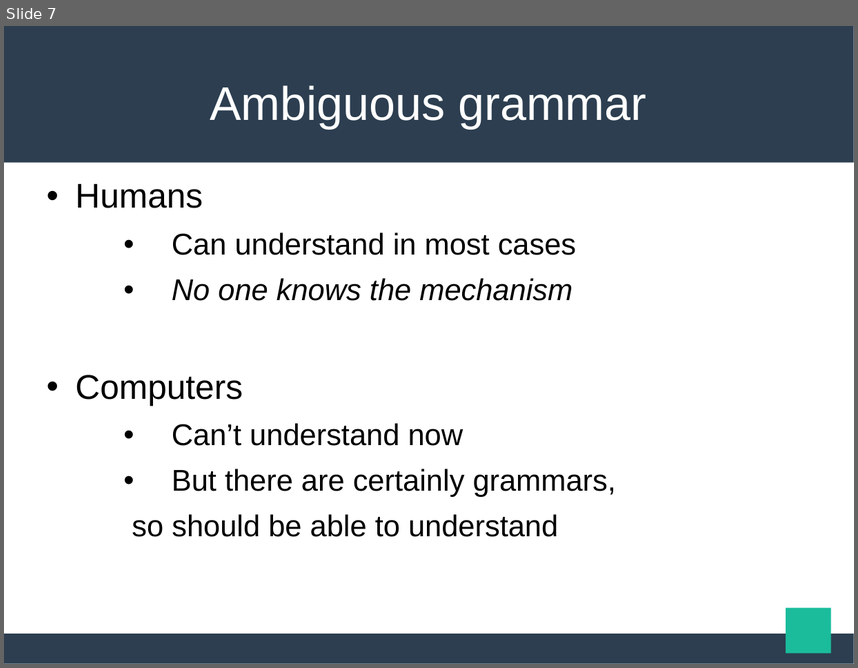
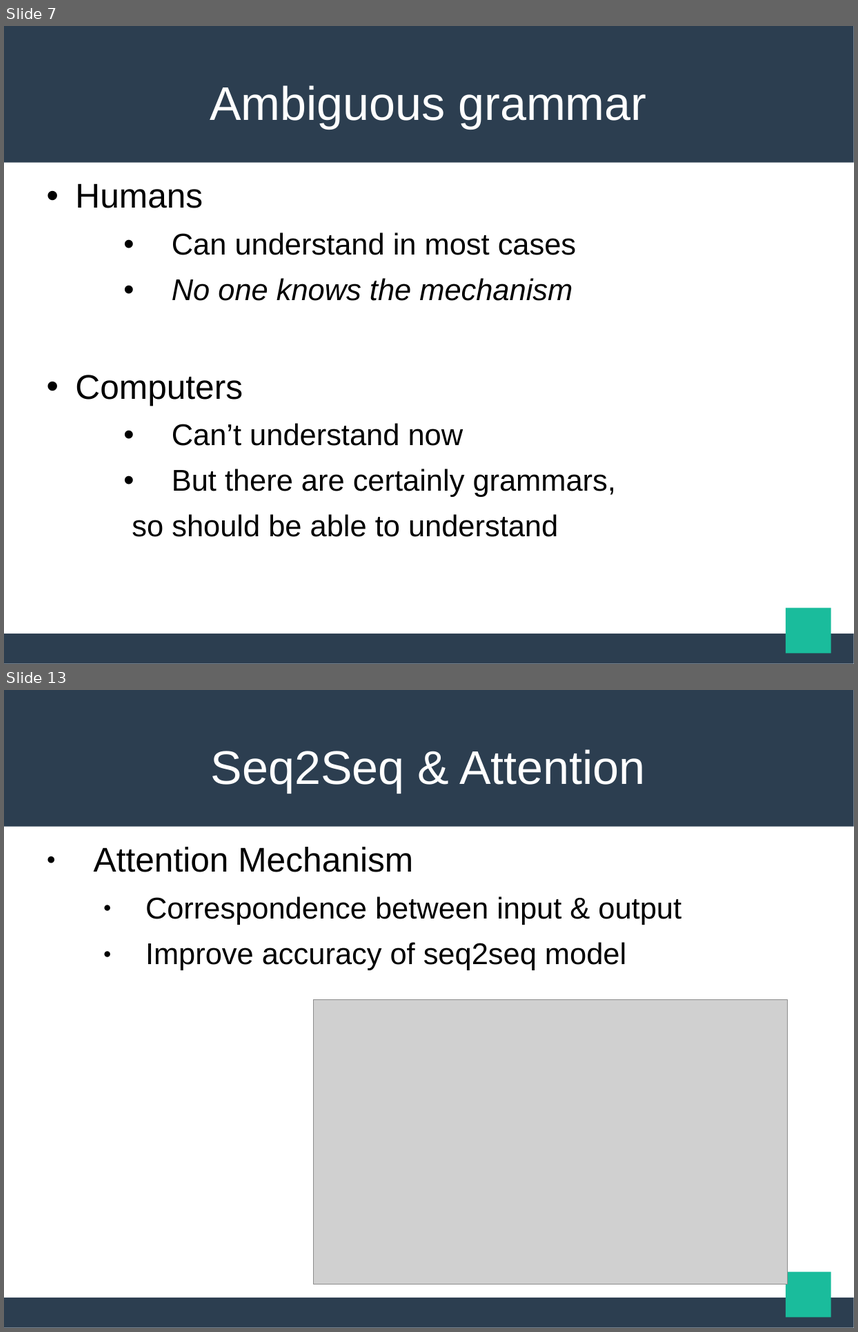
Before and after one commit to maekawatoshiki/neural-machine-translation-demo, a slide deck: NY_slide.ppt. Shown one above the other, each under a label of ours: slide 7 before the commit, slides 7 and 13 after it; the slides between them are not shown. The pictures are 858x668 and 858x1332 pixels, drawn with LibreOffice and Linux fonts; fonts in the diff are those of the drawing; grey boxes stand for pictures. Boxes give left, top, right and bottom in pixels: in the first picture for what was removed or moved away, otherwise in the second. Text is boxed around its words. In the diff, an @@ line names an element or a change of style, - is before the commit and + after.

```diff
--- a/NY_slide.ppt
+++ b/NY_slide.ppt
@@ slide 13 added at bbox=[4, 690, 854, 1328], background #FFFFFF; not listed: 3 template elements that a slide beside it also shows @@
@@ title added at bbox=[211, 749, 645, 792], 44 pt, text #FFFFFF @@
+Seq2Seq & Attention
@@ text added at bbox=[94, 847, 682, 970], 28 pt, text #000000 @@
+● Attention Mechanism
+  ● Correspondence between input & output
+  ● Improve accuracy of seq2seq model
@@ picture added at bbox=[314, 1000, 788, 1284] @@
```
Also in this commit, not shown: 2 slides changed, 4 other slides added, 2 other files.
